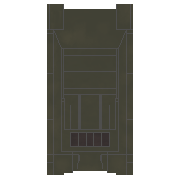
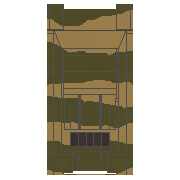
Layer changes from the first 180x180 image to the second:
added layer "camo-german" above "chassis-german" over [47, 4, 133, 175]
added layer "chassis-german" above "t34-chassis" over [47, 4, 133, 175]
